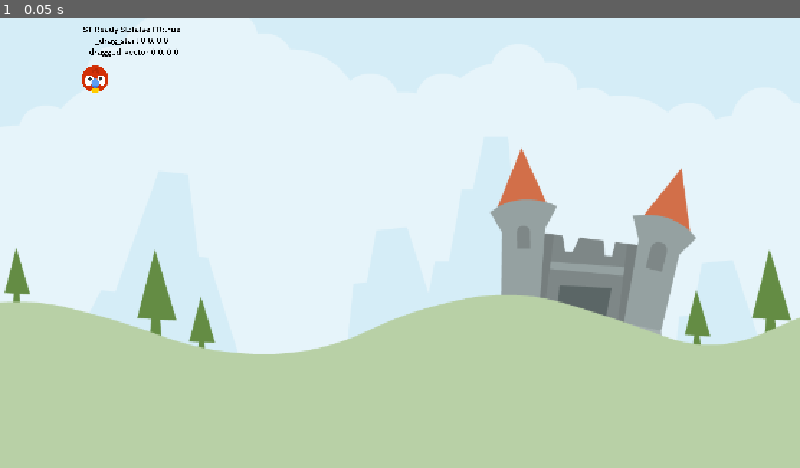
Above: before the commit, frame 1.
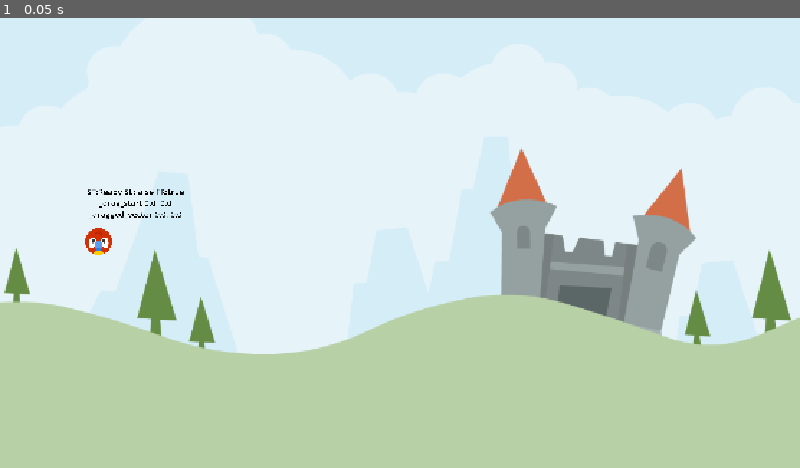
Above: after the commit, the same moment.

Repository: deanglane/angry-animals
Game: Godot game, scene res://Scenes/LevelBase/LevelBase.tscn
Same seed, same stepped clock (60 frames per second), same inputs: the game is played once before the commit and once after it.
Inputs:
- Up to frame 1 (0.05 s): no input

The runs differ from the first frame. In frame 1, 0.6% of the frame differs, in the area x 10-23%, y 2-53%.

Commit message:
added the drag and release logic

Diff:
--- a/Scenes/Animal/Animal.gd
+++ b/Scenes/Animal/Animal.gd
@@ -4,6 +4,10 @@
 
 # enum constanats States
 enum AnimalState { Ready, Drag, Release }
+
+const DRAG_LIM_MAX: Vector2 = Vector2(0, 60) # Bottom right
+const DRAG_LIM_MIN: Vector2 = Vector2(-60, 0)
+
 
 @onready var arrow: Sprite2D = $Arrow
 @onready var debug_label: Label = $DebugLabel
@@ -17,6 +21,10 @@
 var _dragged_vector: Vector2 = Vector2.ZERO #
 var _arrorw_scale_x: float = 0.0 # scale from the start of the arrow
 
+func _unhandled_input(event: InputEvent) -> void:
+	if _state == AnimalState.Drag and event.is_action_released("drag"):
+		change_state(AnimalState.Release)
+
 
 # Called when the node enters the scene tree for the first time.
 func _ready() -> void:
@@ -25,13 +33,17 @@
 func setup() -> void:
 	_arrorw_scale_x = arrow.scale.x
 	print("_arrorw_scale_x ",_arrorw_scale_x)
-	arrow.hide()
+	arrow.hide() # hides the arrow sprte when the game starts
 	_start = position
 	print("_start ",_start)
 
 
 func _physics_process(delta: float) -> void:
+	update_state()
 	update_debug_label()
+
+# MISCELLANEOUS FUNCTIONS
+#region misc
 
 func update_debug_label() -> void:
 	var ds: String = "ST:%s SL:%s FR:%s\n" % [
@@ -41,8 +53,88 @@
 	ds += "_dragged_vector %.1f, %.1f" % [_dragged_vector.x, _dragged_vector.y]
 	debug_label.text = ds
 
+#endregion
+
+
+# DRAGGING FUNCTIONS
+#region drag
+
+# This will show the arrow sprite and set the gloabl mouse position to the _drag_start varibale.
+func start_dragging() -> void:
+	arrow.show() # Shows / unhides the arrow sprite when the mouse click is detected and the current state is set to Ready
+	_drag_start = get_global_mouse_position() # stores the gloabal mouse position to to _drag_start
+
+func handle_dragging() -> void:
+	var new_drag_vector: Vector2 = get_global_mouse_position() - _drag_start # amount we have just dragged. Drag_start is the original mouse position.
+	print("Global mouse pos ", get_global_mouse_position())
+	print("_drag_start ",_drag_start )
+	print("new_drag_vector ",new_drag_vector)
+
+	# Clamping the new drag position vector to min and max values. Even though you can drag the mouse beyond this bounding box
+	# you can not go past -60,60
+	new_drag_vector = new_drag_vector.clamp(
+		DRAG_LIM_MIN, DRAG_LIM_MAX
+	)
+	print("new_drag_vector CLAMP ",new_drag_vector)
+
+	var diff: Vector2 = new_drag_vector - _dragged_vector # this returns (0,0) since the new_drag_vector - _dragged_vector will be the same.
+	print("diff ", diff) # this seems to always be (0,0)
+	print("_dragged_vector ",_dragged_vector)
+	print("diff length ", diff.length())
+	# for a split second the diff.length is higher that 0 so the sound can play
+	if diff.length() > 0 and stretch_sound.playing == false:
+		stretch_sound.play() # plays the sound of stretching when the length is higher than 0
+
+	_dragged_vector = new_drag_vector
+	print("_dragged_vector ",_dragged_vector)
+
+	print("START", _start) # original click global position
+	position = _start + _dragged_vector # update the animal's position every frame so it looks like it is moving with the mouse cursor
+	print("position ",position)
+
+#endregion
+
+#region release
+
+# what to do when the click has been released.
+func start_release() -> void:
+	arrow.hide() # hides the srrow upon release of the mouse click
+	launch_sound.play() # plays the launch sound fx
+	freeze = false # unfreezes the ridgidBody2d sprite
+
+
+#endregion
+
+# STATE CHANGES
+#region state
+
+func update_state() -> void:
+	match _state:
+		AnimalState.Drag: # if the currect state is Drag the evoke this functions
+			handle_dragging()
+
+func change_state(new_state: AnimalState) -> void:
+	if _state == new_state: # checks to see if we are in the smae state then dont do anything. We dont want to accidentally change into the same state again.
+		return
+
+	# Changes the current state to the new_state. Allows us to do other other things in different states
+	_state = new_state # Our current state is changed to the new_state "Drag" passed in when we evoked the function
+
+	# match statement (Switch) is another way to switch states (Handling multiple possibilities). It avoids deep if nesting
+	# This switch statement evokes methods if the current state matches any of these conditions
+	match _state:
+		AnimalState.Drag: # if the currect state is Drag the evoke this functions
+			start_dragging() # function to evoke that starts the dragging. This will show the arrow sprite and set the gloabl mouse position to the _drag_start varibale.
+		AnimalState.Release: #
+			start_release()
+#endregion
+
+# ALL SIGNAL FUNCTIONS
+#region signals
 func _on_input_event(viewport: Node, event: InputEvent, shape_idx: int) -> void:
-	pass # Replace with function body.
+	# Check to see if the mouse buttong has been clicked and the currect state is set to Ready.
+	if event.is_action_pressed("drag") and _state == AnimalState.Ready:
+		change_state(AnimalState.Drag) # Changes the currect state to Drag. We pass the state Drag to the function
 
 
 func _on_visible_on_screen_notifier_2d_screen_exited() -> void:
@@ -55,3 +147,5 @@
 
 func _on_body_entered(body: Node) -> void:
 	pass # Replace with function body.
+
+#endregion
--- a/Scenes/LevelBase/LevelBase.tscn
+++ b/Scenes/LevelBase/LevelBase.tscn
@@ -12,4 +12,4 @@
 centered = false
 
 [node name="Animal" parent="." instance=ExtResource("2_bgw71")]
-position = Vector2(137, 88)
+position = Vector2(142, 322)
--- a/project.godot
+++ b/project.godot
@@ -27,6 +27,14 @@
 naming/scene_name_casing=1
 naming/script_name_casing=1
 
+[input]
+
+drag={
+"deadzone": 0.2,
+"events": [Object(InputEventMouseButton,"resource_local_to_scene":false,"resource_name":"","device":-1,"window_id":0,"alt_pressed":false,"shift_pressed":false,"ctrl_pressed":false,"meta_pressed":false,"button_mask":1,"position":Vector2(344, 38),"global_position":Vector2(363, 134),"factor":1.0,"button_index":1,"canceled":false,"pressed":true,"double_click":false,"script":null)
+]
+}
+
 [rendering]
 
 renderer/rendering_method="mobile"
